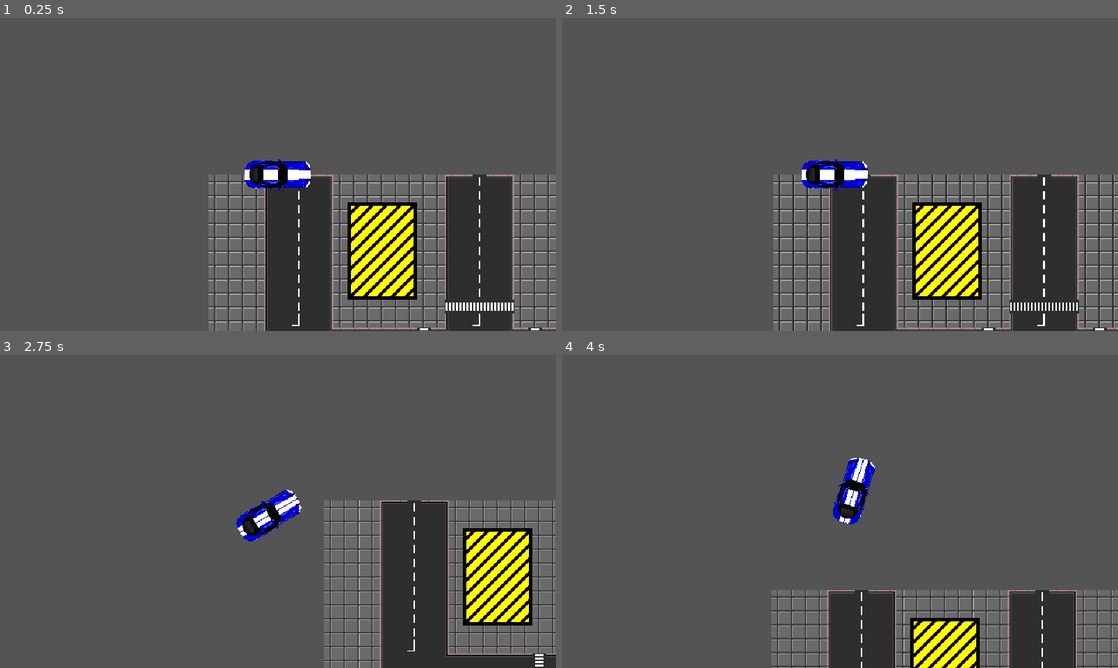
Above: before the commit, frames 1-4 (two rows, left to right).
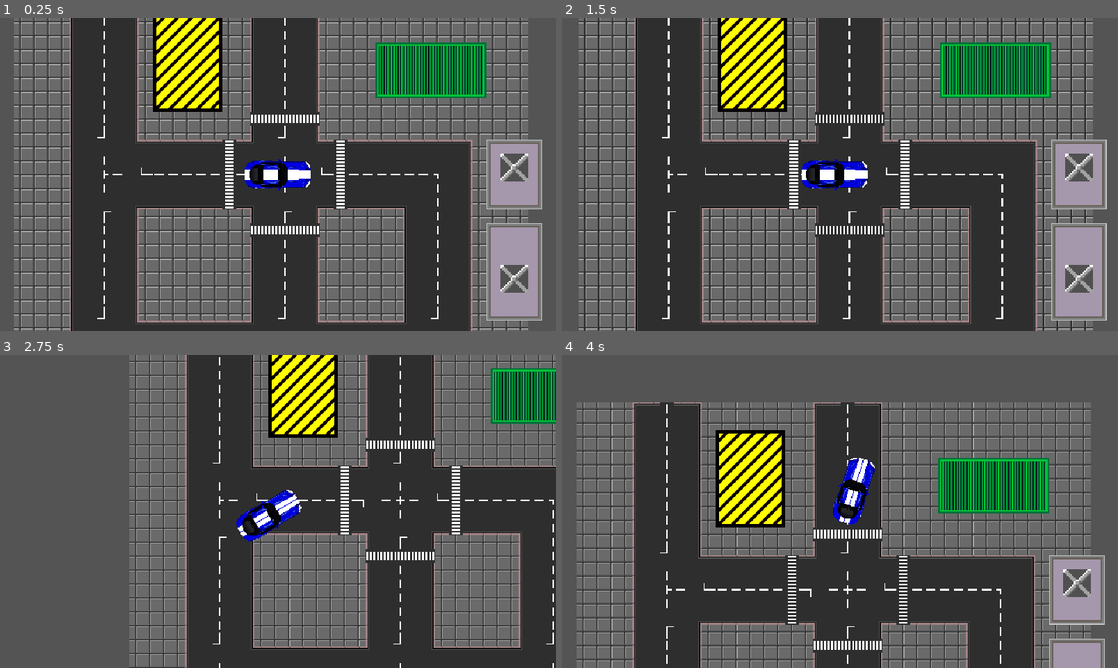
Above: after the commit, the same moments.

Repository: RabbleTeam/BurningHorizonSSS
Game: Godot game, scene res://World/Master_TestWorld.tscn
The game is run twice, just before and just after one commit, with the same random seed, the same clock (stepped at 60 frames per second) and the same inputs.
Inputs:
- Up to frame 1 (0.25 s): no input
- Up to frame 2 (1.5 s): tap Enter at 0.5 s; hold D (right) 0.53-1.28 s; tap Space at 1.25 s; hold S (backward) from 1.28 s (still down)
- Up to frame 3 (2.75 s): release S (backward) at 2.03 s; hold D (right) from 2.03 s (still down)
- Up to frame 4 (4 s): release D (right) at 2.78 s; hold W (forward) 2.78-3.53 s; hold A (left) from 3.53 s (still down)

The runs differ from the first frame. In frame 1, 59% of the frame differs, in the area x 2-100%, y 0-100%; in frame 2, 60%, in the area x 3-100%, y 0-100%; in frame 3, 47%; in frame 4, 47%.

Commit message:
Updated cargo container tileset

Diff:
--- a/World/Master_TestWorld.tscn
+++ b/World/Master_TestWorld.tscn
@@ -57,6 +57,7 @@
 [node name="TestWorld" parent="ViewportContainer/Viewport" instance=ExtResource( 1 )]
 
 [node name="Camera2D" type="Camera2D" parent="ViewportContainer/Viewport/TestWorld"]
+position = Vector2( 224, 216 )
 current = true
 smoothing_enabled = true
 
--- a/World/TestWorld.tscn
+++ b/World/TestWorld.tscn
@@ -1281,6 +1281,7 @@
 tile_data = PoolIntArray( 393231, 1, 0, 655375, 1, 0, 786463, 1, 0, 1048589, 1, 0, 1048591, 0, 0, 1376286, 1, 0, 1441822, 1, 0, 1441823, 1, 0, 2031646, 1, 0, 2031647, 1, 0, 2097178, 1, 0, 2097182, 1, 0, 2097183, 1, 0 )
 
 [node name="Player" parent="." instance=ExtResource( 7 )]
+position = Vector2( 224, 216 )
 
 [node name="RemoteTransform2D" parent="Player" index="2"]
 remote_path = NodePath("../../Camera2D")
Binary file changed: World/Tiles/CargoTiles.png
Binary file changed: World/Tiles/CargoTileset.png
